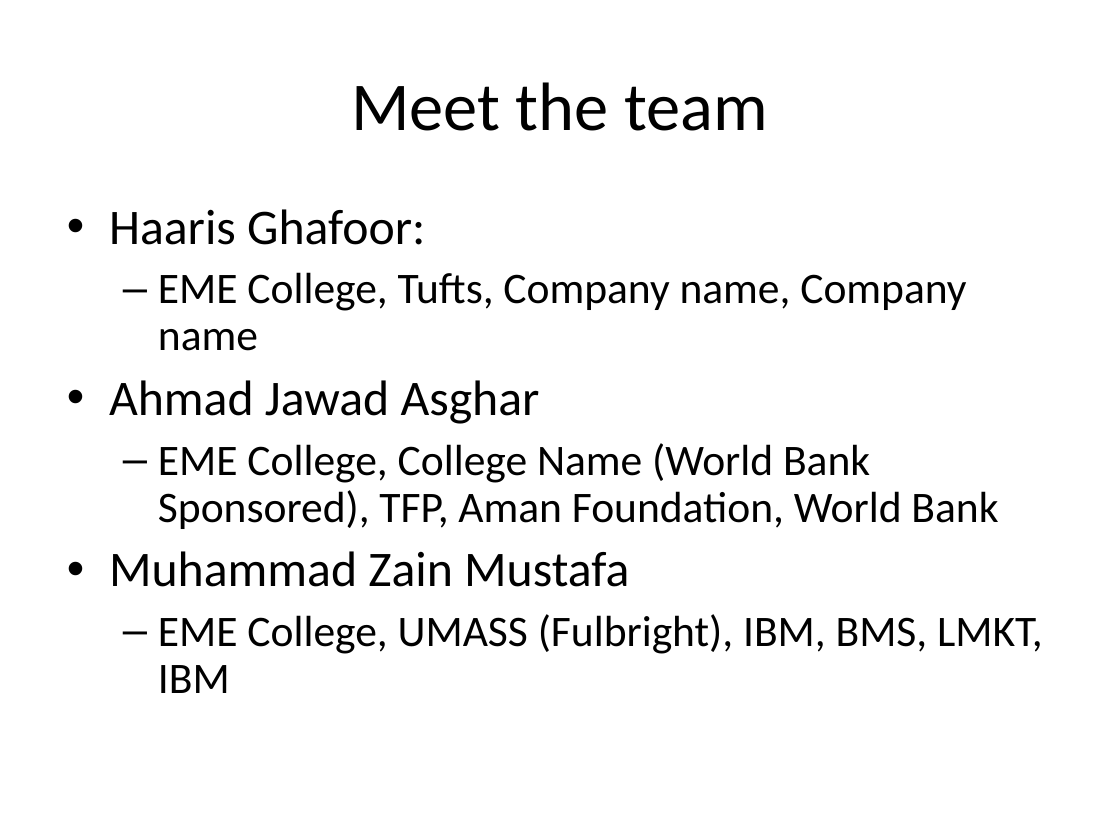
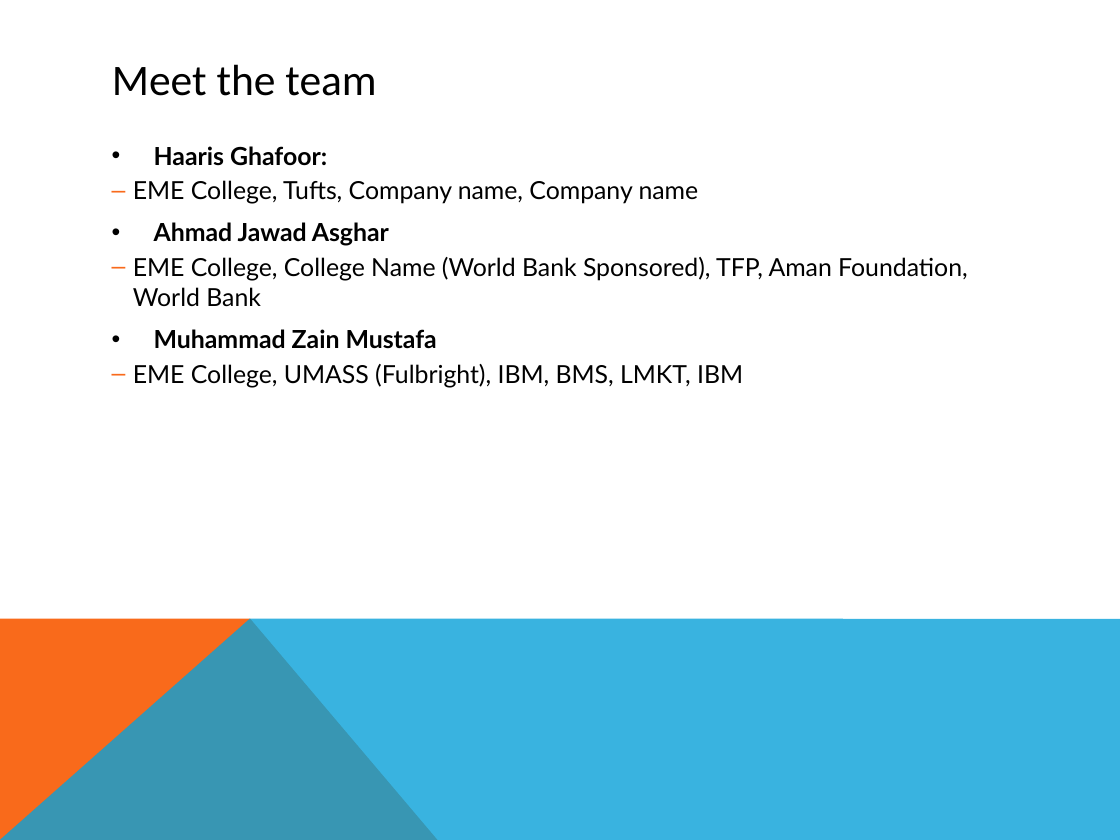
Before and after one commit to zainx01/Hiccup-analytics, a slide deck: slide 3 of Heekup.ppt. Drawn at 1120x840 pixels with LibreOffice and Linux fonts; fonts in the diff are those of the drawing. Boxes give left, top, right and bottom in pixels: in the first picture for what was removed or moved away, otherwise in the second. Text is boxed around its words. In the diff, an @@ line names an element or a change of style, - is before the commit and + after.

```diff
--- a/Heekup.ppt
+++ b/Heekup.ppt
@@ title "Meet the team": place and size @@
-title "Meet the team" at (351,82,768,131)
+title "Meet the team" at (112,64,376,96)
@@ title "Meet the team" at (112,64,376,96): size 44 to 28 pt; alignment centre to left @@
@@ text "Haaris Ghafoor:": place and size @@
-text "Haaris Ghafoor:" at (109,209,1043,693)
+text "Haaris Ghafoor:" at (133,146,968,388)
@@ text "Haaris Ghafoor:" at (133,146,968,388): size 32 to 16 pt, bold on in "Haaris Ghafoor:", "Ahmad Jawad Asghar", "Muhammad Zain Mustafa"; font Calibri to Lato; size 28 to 16 pt in "EME College, Tufts, Company name, Company name", "EME College, College Name (World Bank Sponsored), ...", "EME College, UMASS (Fulbright), IBM, BMS, LMKT, ..."; line spacing 0.9 to 1; indent changed; less space between paragraphs; bullet colour #000000 to #F96A1B @@
@@ freeform shape added at (0,618,438,840), fill #F96A1B @@
@@ freeform shape added at (0,618,1120,840), fill #08A1D9 at 80% opacity @@
```
Also in this commit, not shown: 5 other slides changed.
